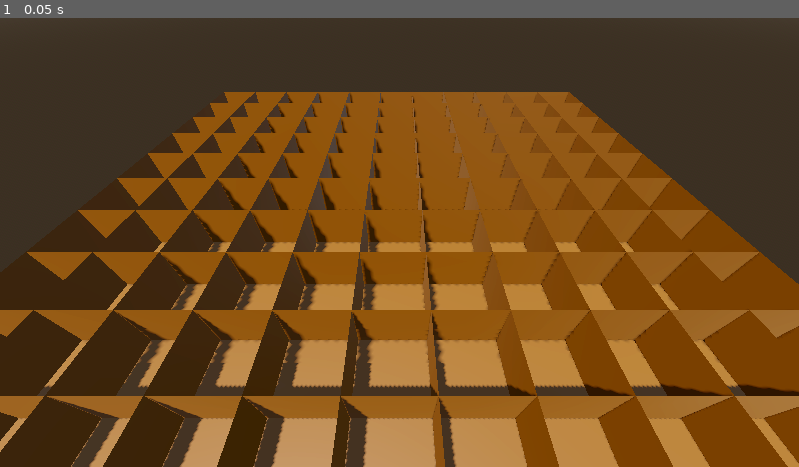
Above: before the commit, frame 1.
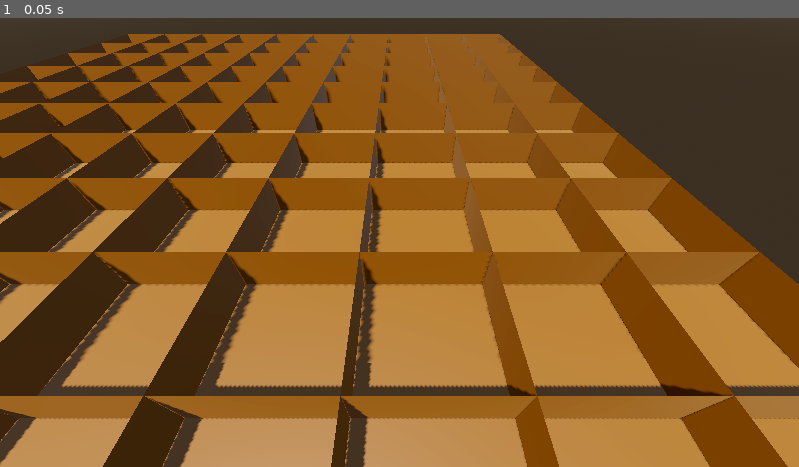
Above: after the commit, the same moment.

Repository: whysguy52/FromTheDepths
Game: Godot game, scene res://Main.tscn
Two runs of this game, one before a commit and one after it. Both use one fixed random seed, a clock stepped at 60 frames per second and the inputs below.
Inputs:
- Up to frame 1 (0.05 s): no input

The runs differ from the first frame. In frame 1, 35% of the frame differs, in the area x 0-100%, y 3-100%.

Commit message:
fixed room spacing

Diff:
--- a/Main.tscn
+++ b/Main.tscn
@@ -27,5 +27,6 @@
 
 [node name="Camera3D" type="Camera3D" parent="."]
 transform = Transform3D(-1, 6.18172e-08, -6.18172e-08, 0, 0.707107, 0.707107, 8.74228e-08, 0.707107, -0.707107, 22, 20, 0)
+size = 29.6746
 
 [node name="RoomsList" type="Node3D" parent="."]
--- a/main.gd
+++ b/main.gd
@@ -28,8 +28,8 @@
   for i in gridWidth:
     for j in gridHeight:
       roomGrid[i][j] = BasicRoom.instantiate()
-      roomGrid[i][j].position.x = i*5
-      roomGrid[i][j].position.z = j*5
+      roomGrid[i][j].position.x = i*10
+      roomGrid[i][j].position.z = j*10
       $RoomsList.add_child(roomGrid[i][j])
       print("room added")
   pass
